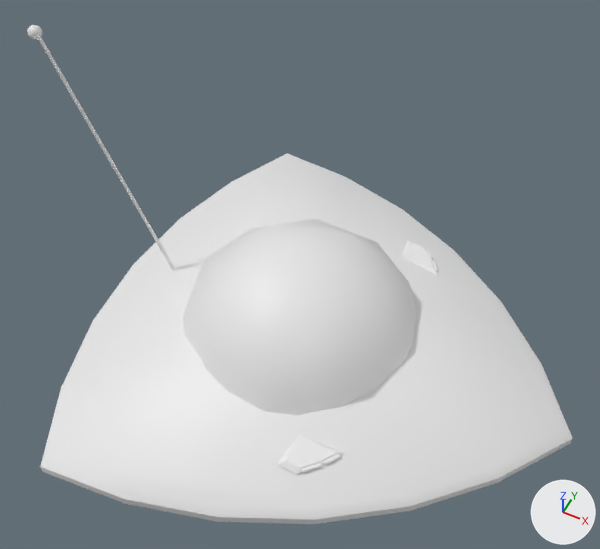
The glTF model static/models/ufo.glb as it was, and as the next commit left it.
Before and after are seen from a 50 mm camera at (2.6, -5.21, 7.51) aimed at (0.05, -0.12, 1.15). Every picture has the same lights, and +X, +Y and +Z are marked at lower right. Where no turn or scale is listed for an object, it has been applied to the vertices. Vertices at the same position are counted once.

Objects in the first picture: 'ufoBlack', 'ufoBlue', 'ufoGray', 'ufoWhite'.
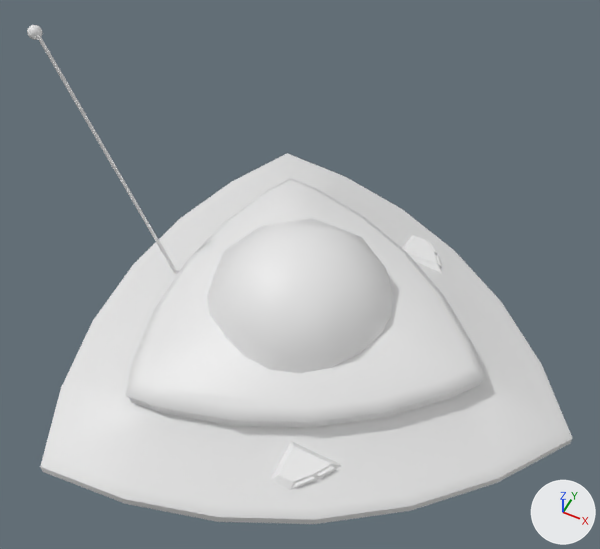
Pixel boxes [x1, y1, x2, y2] of what changed, in the pictures (600 x 549 px):
'ufoBlack', reshaped: before [183, 219, 416, 415]; after [207, 218, 393, 373]
part 1 of me_circle_026, added: after [126, 178, 485, 424]
part 2 of me_circle_026, built on: [123, 177, 498, 492] in both
part 4 of me_circle_030, added: after [129, 381, 481, 428]

What changed in the scene script:
```text
Change me_circle_026:
    used by ob_ufowhite; location = (0.0, 0.0, 0.0)
    remove me_circle_026.from_pydata(...)  # 74 vertices, 108 faces; spans x -2.27..3.11, y -2.69..2.69, z -0.43..0.66
    add me_circle_026.from_pydata(...)  # 200 vertices, 324 faces; spans x -2.27..3.11, y -2.69..2.69, z -0.43..0.87
    me_circle_026 part 1: a new loose piece of 73 vertices spanning x -1.47..2.1, y -1.82..1.82, z 0.44..0.87
    me_circle_026 part 2: 1 vertex removed from x 0.0, y 0.0, z 0.66; 54 vertices added at x -1.52..2.17, y -1.88..1.88, z 0.25..0.33
Change me_icosphere_004:
    where me_icosphere_004.from_pydata(...)  # 104 vertices, 160 faces; spans x -1.55..2.53, y -2.27..2.27, z -0.68..1.26
    used by ob_ufoblack; location = (0.0, 0.0, 0.0)
    me_icosphere_004 part 3: the loose piece of 26 vertices spanning x -1.34..1.34, y -1.41..1.41, z 0.0..1.26 is scaled about its middle by 0.769, then moved by (0.0, 0.0, 0.28)
Change me_circle_030:
    used by ob_ufoblue; location = (0.0, 0.0, 0.0)
    remove me_circle_030.from_pydata(...)  # 78 vertices, 116 faces; spans x -2.93..3.11, y -2.69..2.69, z -0.05..3.15
    add me_circle_030.from_pydata(...)  # 114 vertices, 152 faces; spans x -2.93..3.11, y -2.69..2.69, z -0.05..3.15
    me_circle_030 part 4: a new loose piece of 36 vertices spanning x -1.44..2.07, y -1.79..1.79, z 0.33..0.44
```
